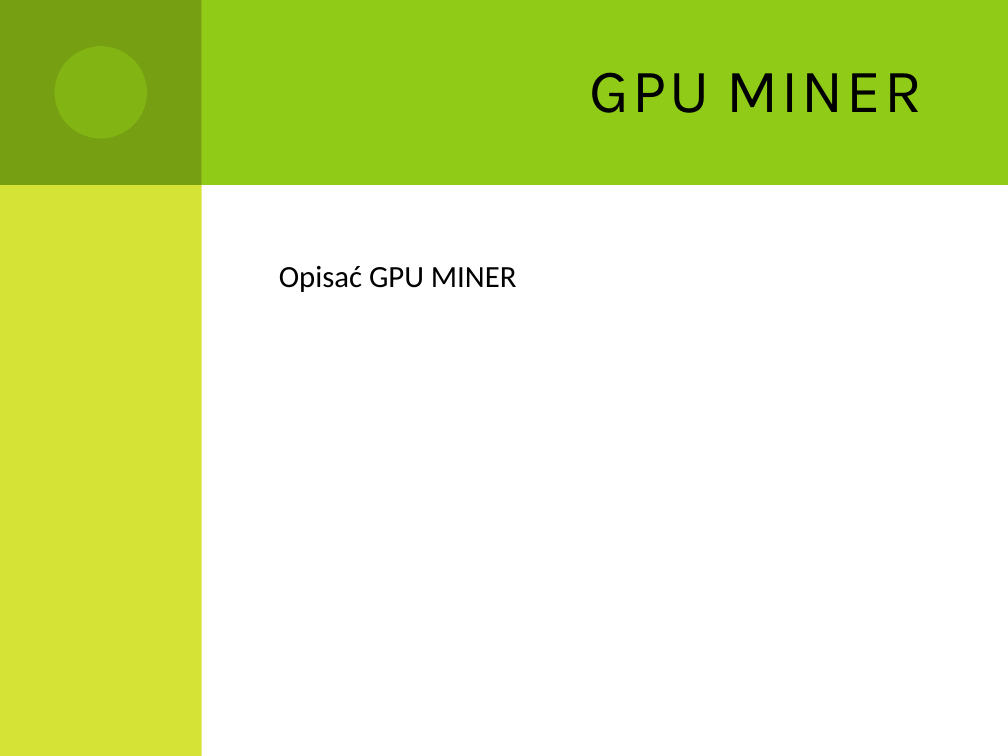
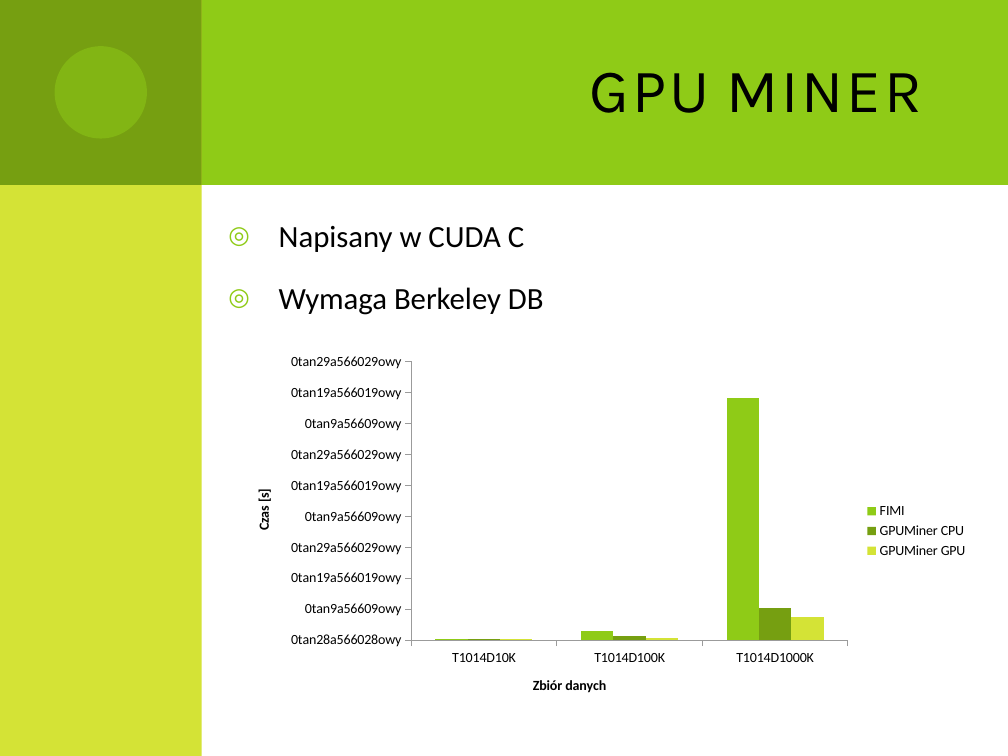
Before and after one commit to Dzess/DMARF, a slide deck: slide 16 of presentation/GPGPU_in_data_minig.pptx (slide 11 before the commit). Drawn at 1008x756 pixels with LibreOffice and Linux fonts; fonts in the diff are those of the drawing. Boxes give left, top, right and bottom in pixels: in the first picture for what was removed or moved away, otherwise in the second. Text is boxed around its words. In the diff, an @@ line names an element or a change of style, - is before the commit and + after.

```diff
--- a/presentation/GPGPU_in_data_minig.pptx
+++ b/presentation/GPGPU_in_data_minig.pptx
@@ text at [279,226,544,315]: text changed @@
-Opisać GPU MINER
+◎ Napisany w CUDA C
+◎ Wymaga Berkeley DB
@@ column chart added at [234,347,978,717] @@
+categories: T1014D10K, T1014D100K, T1014D1000K
+FIMI: 0, 3, 78
+GPUMiner CPU: 0, 1, 10
+GPUMiner GPU: 0, 1, 8
```
Also in this commit, not shown: 4 other slides changed, 7 slides added, 1 slide removed.
